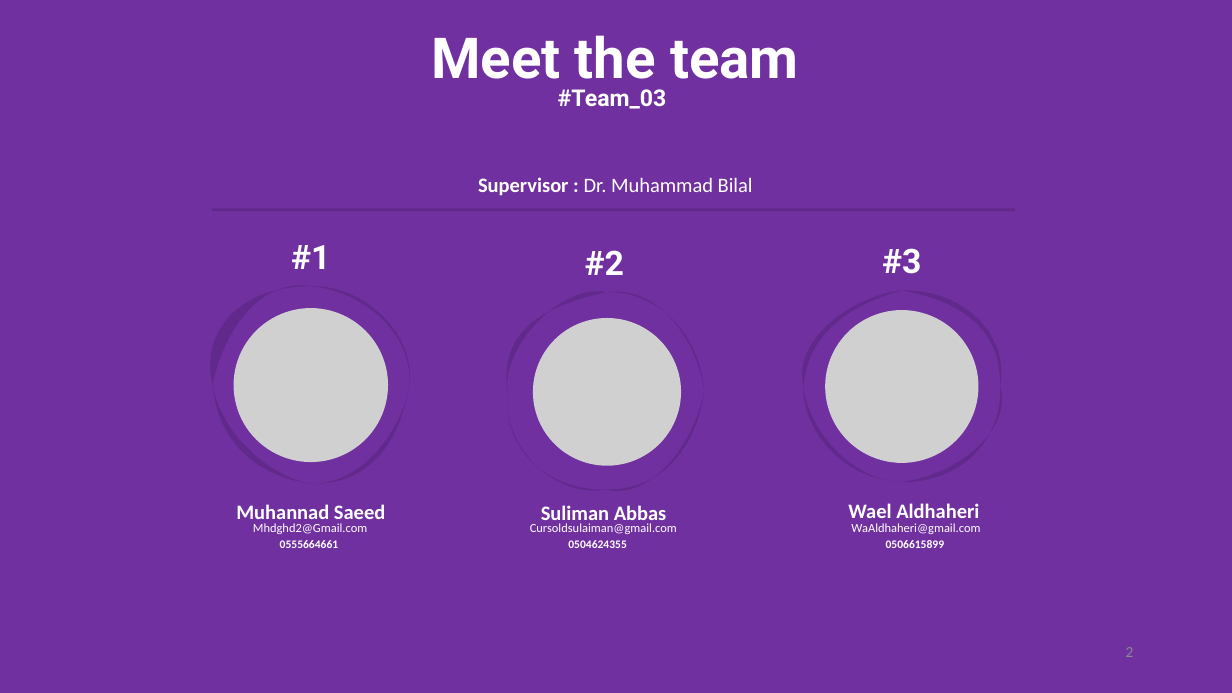
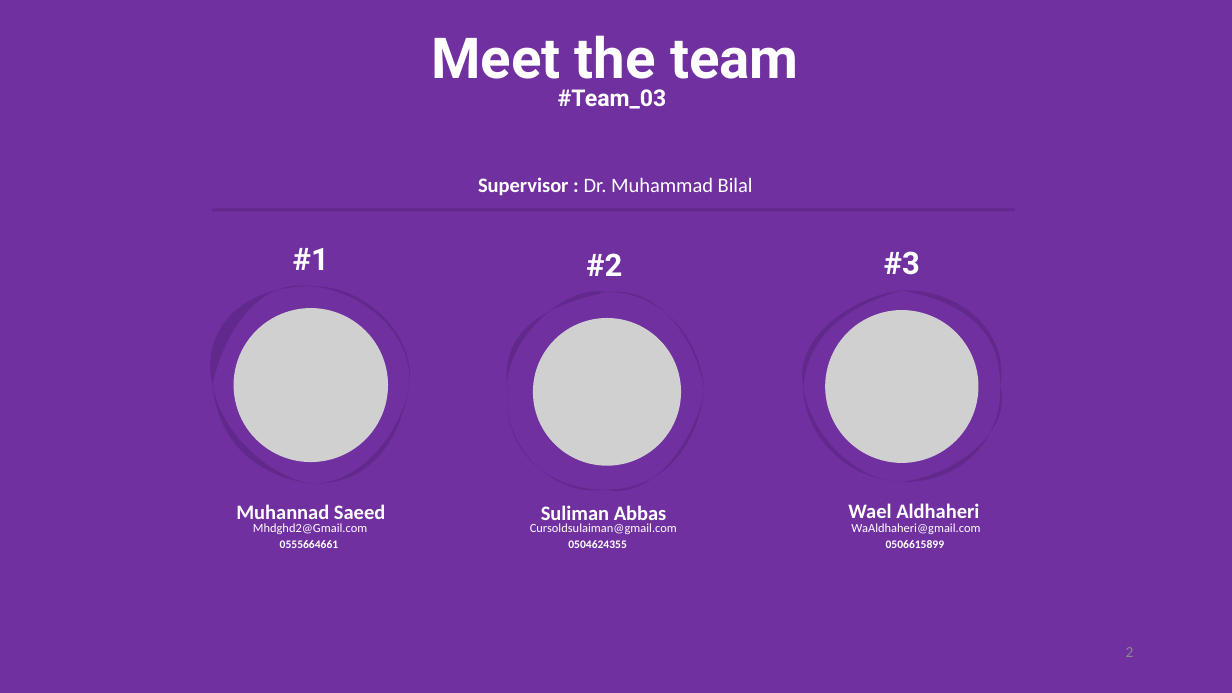
Before and after one commit to Mhd-Ghd/on-campus-delivery-robot, a slide deck: slide 2 of reports/report-2/Press#2.pptm. Drawn at 1232x693 pixels with LibreOffice and Linux fonts; fonts in the diff are those of the drawing; grey boxes stand for pictures. Boxes give left, top, right and bottom in pixels: in the first picture for what was removed or moved away, otherwise in the second. Text is boxed around its words. In the diff, an @@ line names an element or a change of style, - is before the commit and + after.

```diff
--- a/reports/report-2/Press#2.pptm
+++ b/reports/report-2/Press#2.pptm
@@ size 26.3 to 24.2 pt; line spacing 0.9 to 0.8 in 3 elements at <box>293,248,329,270</box>, <box>586,253,622,276</box>, <box>884,251,920,275</box> @@
```
Also in this commit, not shown: 2 other slides changed, 2 slides added, 1 slide removed.
